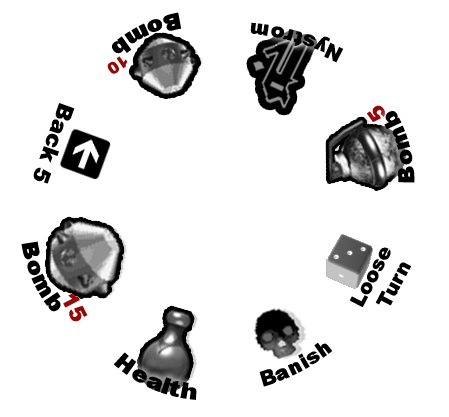
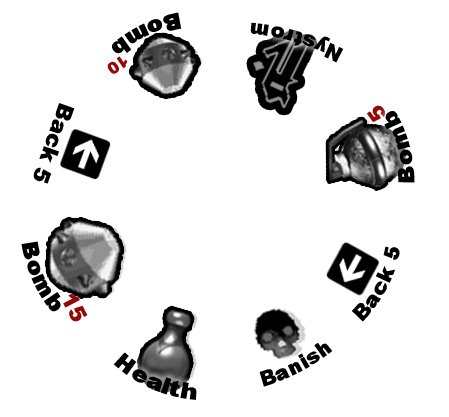
Layers edited between the first and the second 449x417 image:
added layer "Back" above "Back1" over [326, 241, 380, 297]
renamed "Loose Turn" to "Back 5", painted on it over [349, 246, 411, 322]
hid "Layer 8" over [326, 234, 373, 289]
